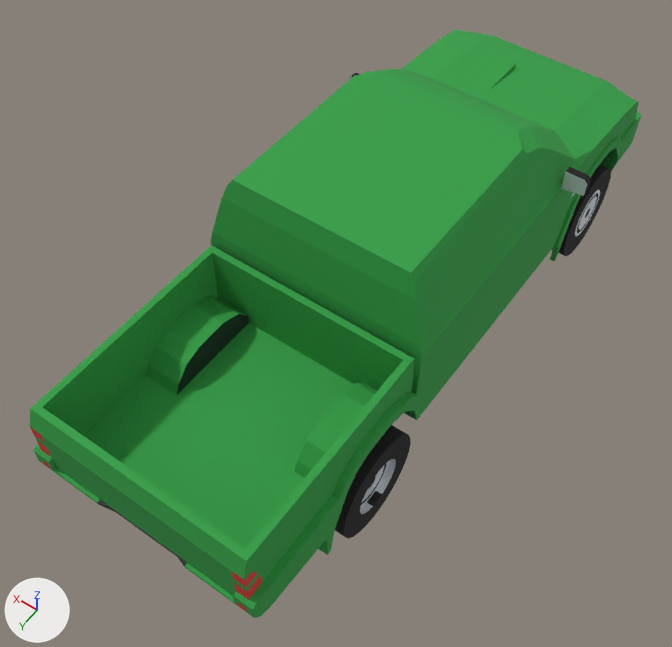
The glTF model public/models/cars/bison.glb as it was, and as the next commit left it.
Camera for both pictures: a camera (50 mm lens) standing at (-0.87, 2.21, 2.38) and looking at (0.1, 0.86, 0.26). The lights are fixed; the arrows at lower left show +X, +Y and +Z. The older version comes first. Where no turn or scale is listed for an object, it has been applied to the vertices.

Names of what the first picture shows: 'Mesh1_Model_1', 'Mesh1_Model_1_1', 'Mesh1_Model_1_2', 'Mesh1_Model_1_4', 'Mesh1_Model_1_7', 'Mesh1_Model_1_8', 'Mesh3_Model_1', 'Mesh5_Model_1' and 9 more.
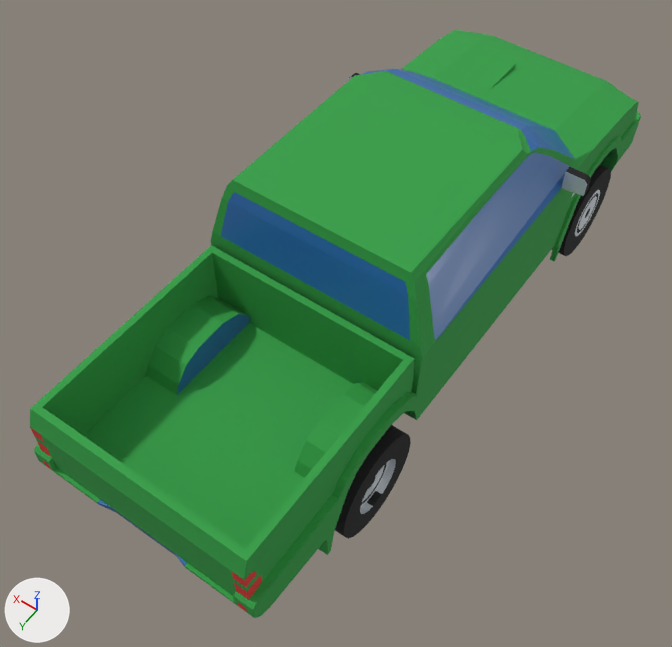
Changed parts and their boxes (x1, y1, x2, y2) in the pictures (672 x 647 px):
'Mesh1_Model_1_7', recoloured (green to blue)
    both: (221, 69, 575, 340)
'Mesh1_Model_1_8', recoloured
    both: (426, 152, 577, 341)
'Mesh1_Model_1_4', recoloured (black to blue)
    both: (177, 314, 249, 394)
'Mesh1_Model_1_2', recoloured
    both: (97, 500, 187, 567)

Diff of the bpy script that builds the scene:
```diff
--- a/public/models/cars/bison.glb.py
+++ b/public/models/cars/bison.glb.py
@@ mat_glass @@
 mat_glass = principled_material('Glass')
-mat_glass.base_color = (0.00518, 0.007, 0.0116)  # black #10141c
+mat_glass.base_color = (0.0242, 0.15, 0.434)  # blue #2b6cb0
 mat_glass.roughness = 0.35
@@ me_mesh_7 @@
 me_mesh_7.from_pydata(...)  # 87 vertices, 86 faces; spans x -0.262..0.413, y 0.062..0.995, z 0.518..0.735
-me_mesh_7.materials.append(mat_bodypaint)  # green #2f9e44
+me_mesh_7.materials.append(mat_glass)  # blue #2b6cb0
@@ me_mesh_8 @@
 me_mesh_8.from_pydata(...)  # 90 vertices, 90 faces; spans x -0.262..0.413, y 0.15..0.935, z 0.517..0.733
-me_mesh_8.materials.append(mat_bodypaint)  # green #2f9e44
+me_mesh_8.materials.append(mat_glass)  # blue #2b6cb0
```
